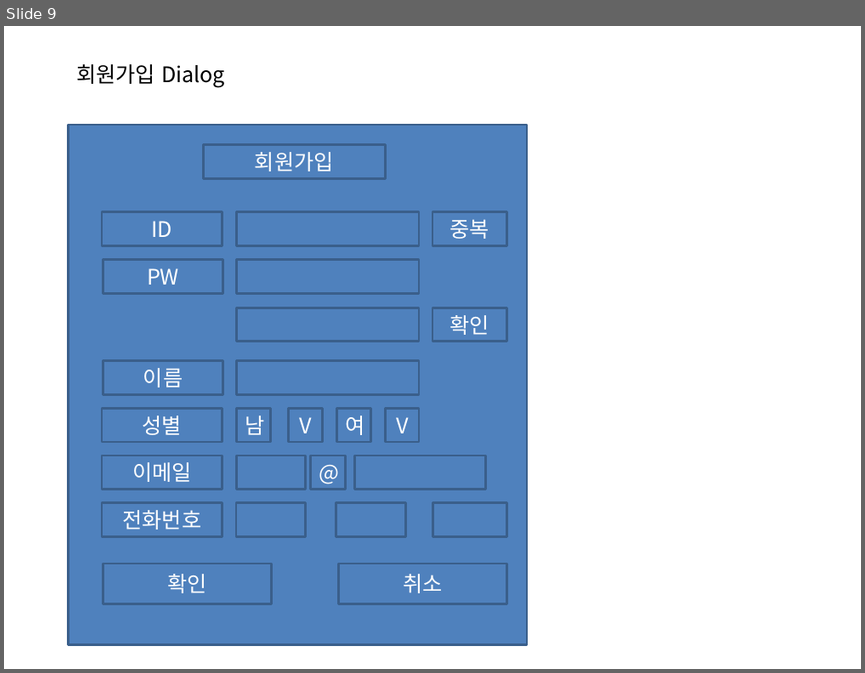
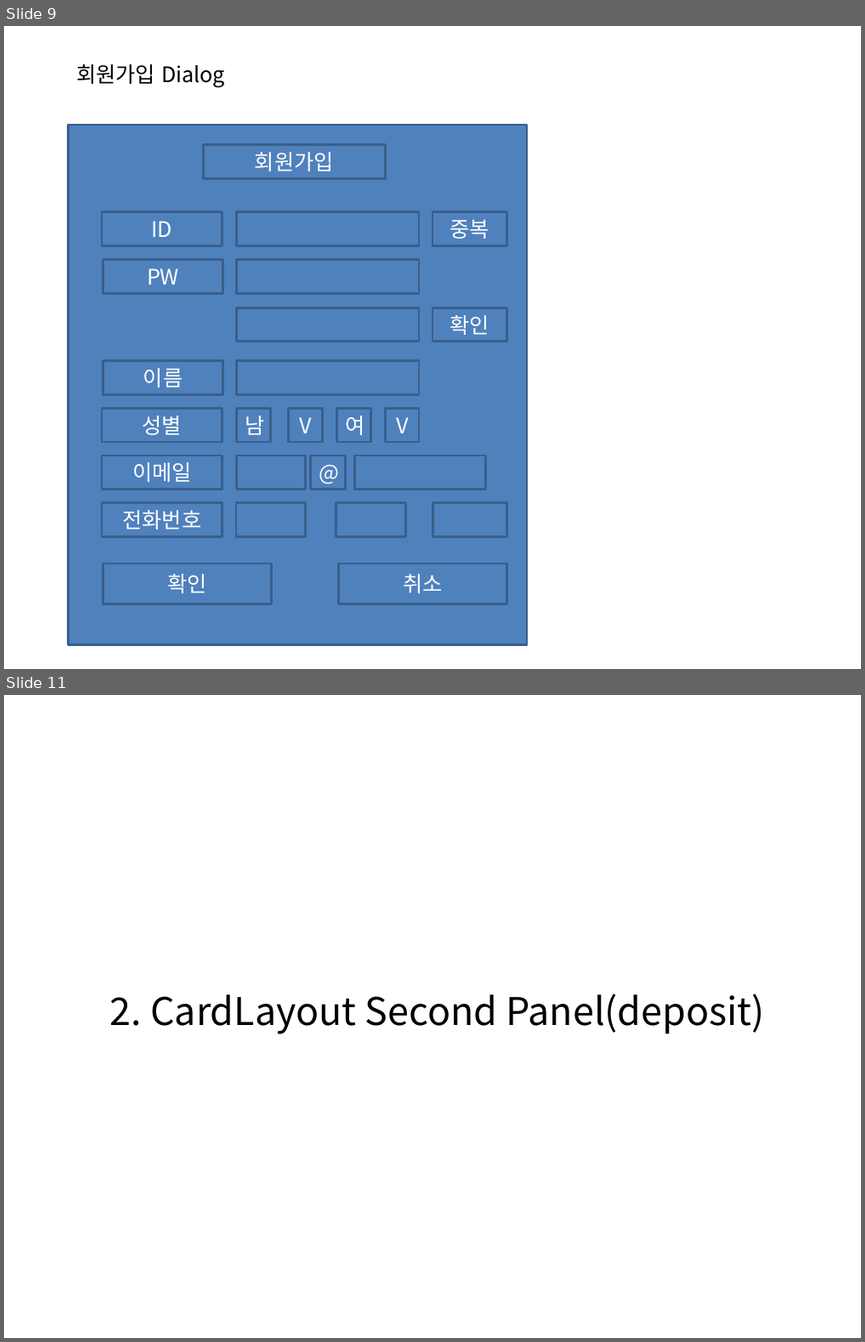
Before and after one commit to S-Onix/BankSystemProject, a slide deck: BankSystem/documentation/banksystem.pptx. Shown one above the other, each under a label of ours: slide 9 before the commit, slides 9 and 11 after it; the slides between them are not shown. The pictures are 865x673 and 865x1342 pixels, drawn with LibreOffice and Linux fonts; fonts in the diff are those of the drawing. Boxes give left, top, right and bottom in pixels: in the first picture for what was removed or moved away, otherwise in the second. Text is boxed around its words. In the diff, an @@ line names an element or a change of style, - is before the commit and + after.

```diff
--- a/BankSystem/documentation/banksystem.pptx
+++ b/BankSystem/documentation/banksystem.pptx
@@ slide 11 added at box(4, 695, 861, 1338), background #FFFFFF @@
@@ text added at box(110, 993, 764, 1034), 32 pt, text #000000 @@
+2. CardLayout Second Panel(deposit)
```
Also in this commit, not shown: 1 slide changed, 1 other slide added, 16 other files.
